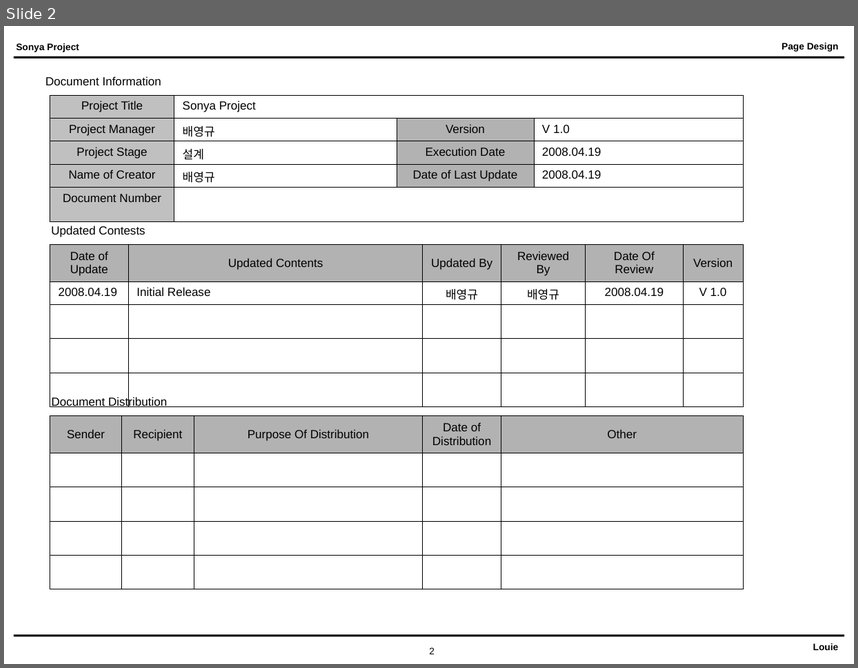
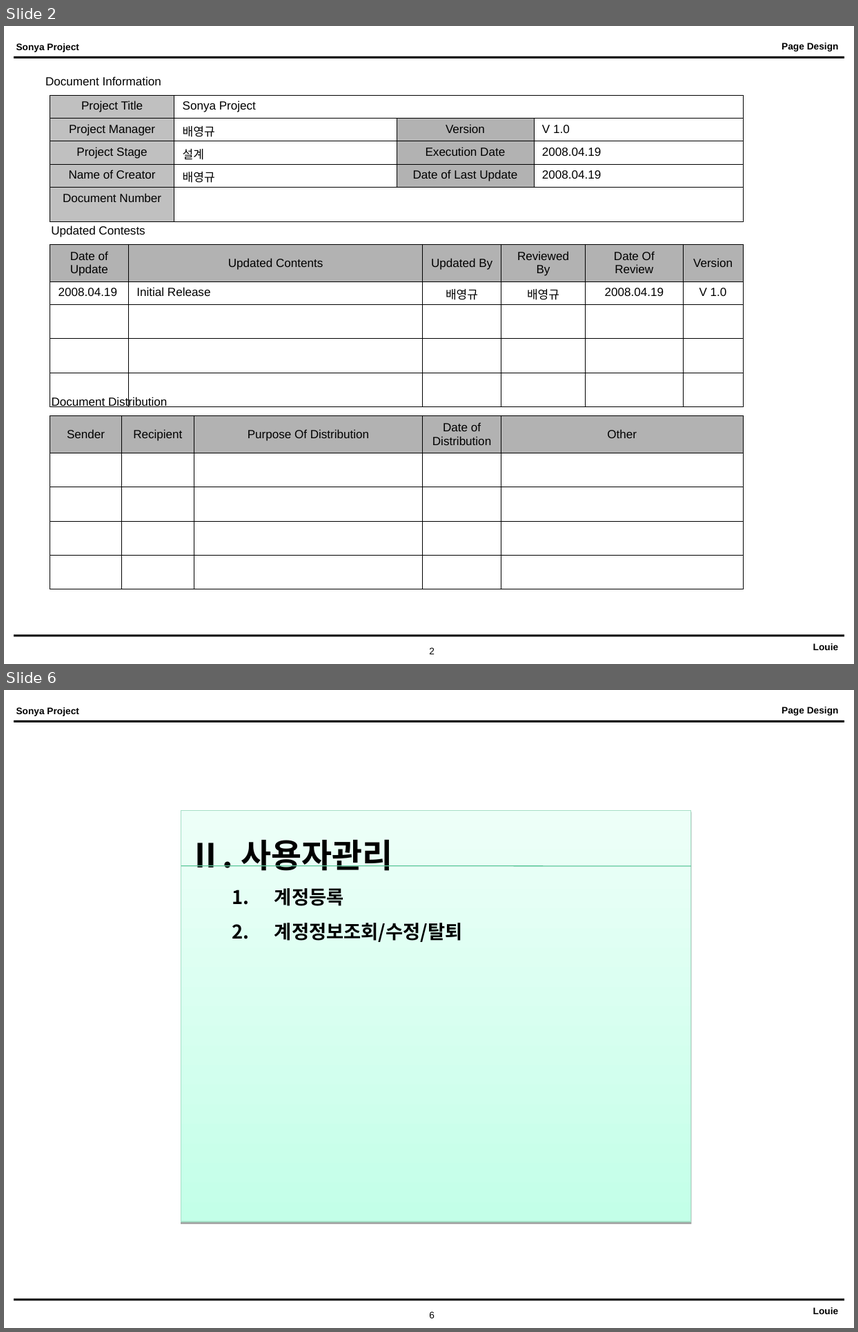
Before and after one commit to NathanaelFebrianto/sonya, a slide deck: sonya/doc/sonya_page_design_v01.ppt. Shown one above the other, each under a label of ours: slide 2 before the commit, slides 2 and 6 after it; the slides between them are not shown. The pictures are 858x668 and 858x1332 pixels, drawn with LibreOffice and Linux fonts; fonts in the diff are those of the drawing. Boxes give left, top, right and bottom in pixels: in the first picture for what was removed or moved away, otherwise in the second. Text is boxed around its words. In the diff, an @@ line names an element or a change of style, - is before the commit and + after.

```diff
--- a/sonya/doc/sonya_page_design_v01.ppt
+++ b/sonya/doc/sonya_page_design_v01.ppt
@@ slide 6 added at box(4, 690, 854, 1328), background #FFFFFF; not listed: 6 template elements that a slide beside it also shows @@
@@ rectangle added at box(181, 811, 691, 1221), fill gradient #C3FFE8 to #EDFFF8, outline #A5DEC6 0.74 pt, 16 pt, text #000000, bold @@
+Ⅱ. 사용자관리
+  1. 계정등록
+  2. 계정정보조회/수정/탈퇴
@@ line added from (181, 866) to (691, 866), #60C99C 0.74 pt @@
```
Also in this commit, not shown: 2 slides changed, 3 other slides added, 1 other file.
